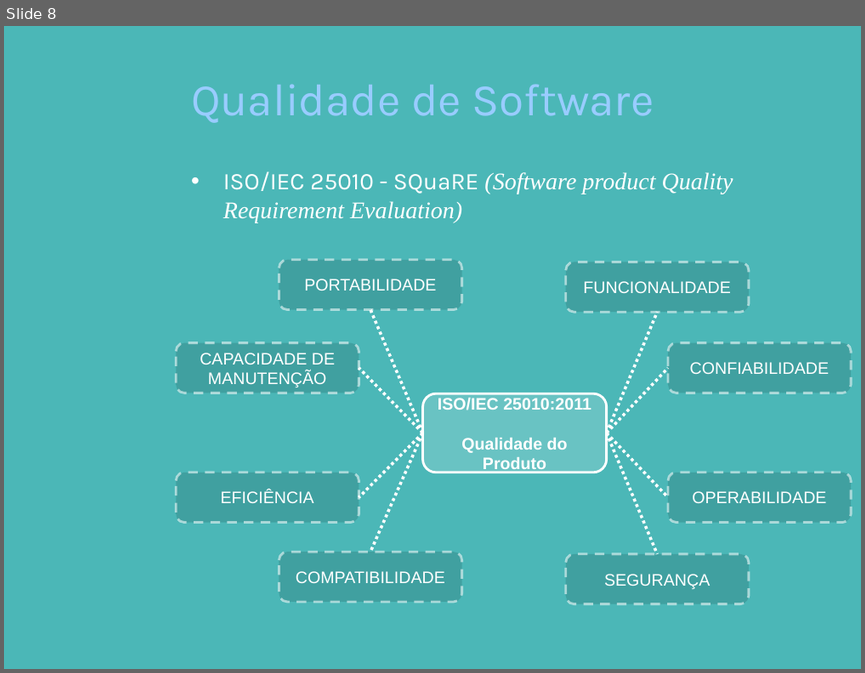
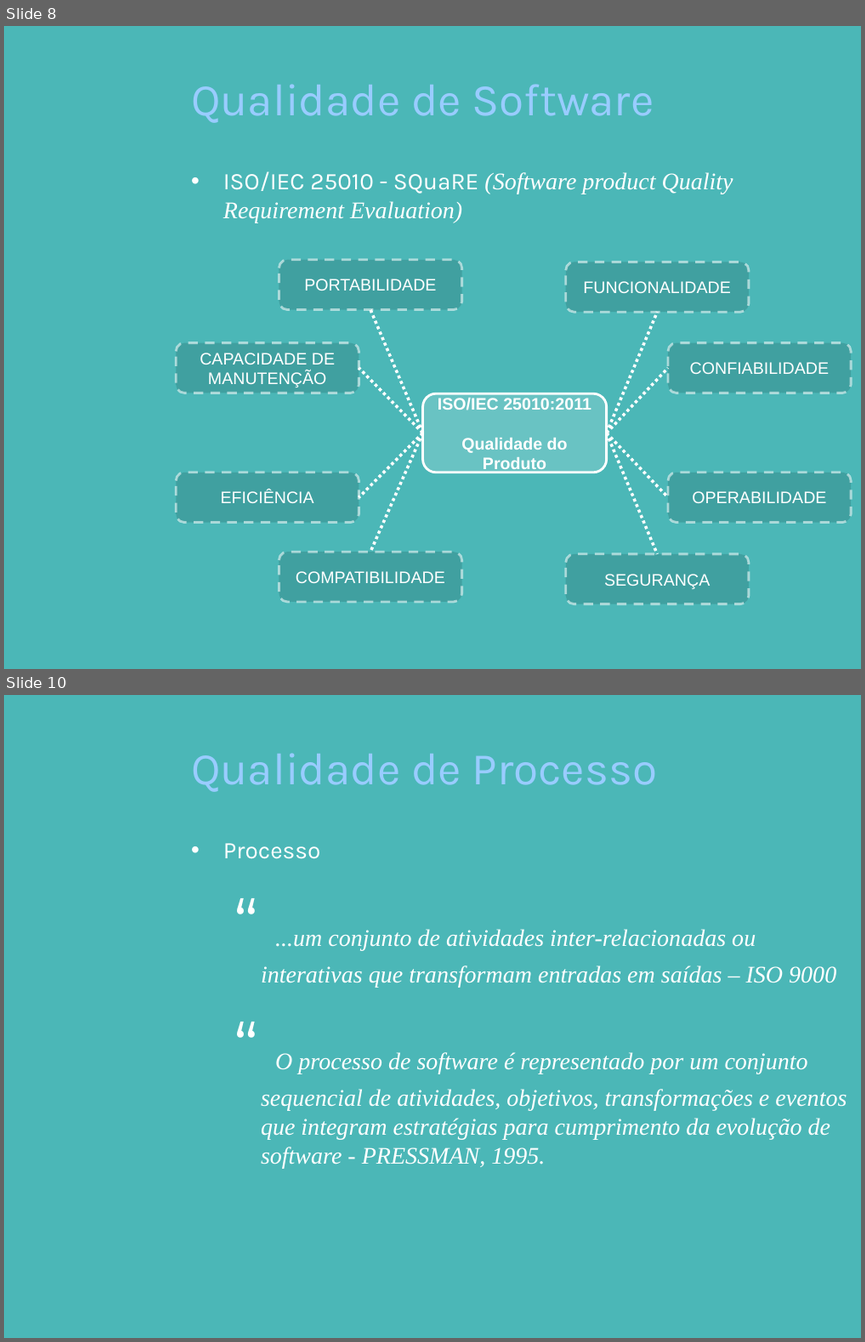
Before and after one commit to pddnew/monografia, a slide deck: presentation/presentation_1.0.0.pptx. Shown one above the other, each under a label of ours: slide 8 before the commit, slides 8 and 10 after it; the slides between them are not shown. The pictures are 865x673 and 865x1342 pixels, drawn with LibreOffice and Linux fonts; fonts in the diff are those of the drawing; background and template pictures are left out. Boxes give left, top, right and bottom in pixels: in the first picture for what was removed or moved away, otherwise in the second. Text is boxed around its words. In the diff, an @@ line names an element or a change of style, - is before the commit and + after.

```diff
--- a/presentation/presentation_1.0.0.pptx
+++ b/presentation/presentation_1.0.0.pptx
@@ slide 10 added at [4,695,861,1338], background picture (left out) @@
@@ title added at [191,753,658,792], 38 pt, text #99CCFF @@
+Qualidade de Processo
@@ text added at [223,843,846,1168], 20 pt, text #FFFFFF, italic @@
+• Processo
+  “ ...um conjunto de atividades inter-relacionadas ou interativas que transformam entradas em saídas – ISO 9000
+  “ O processo de software é representado por um conjunto sequencial de atividades, objetivos, transformações e eventos que integram estratégias para cumprimento da evolução de software - PRESSMAN, 1995.
```
Also in this commit, not shown: 2 slides changed, 9 other slides added, 8 slides removed.
